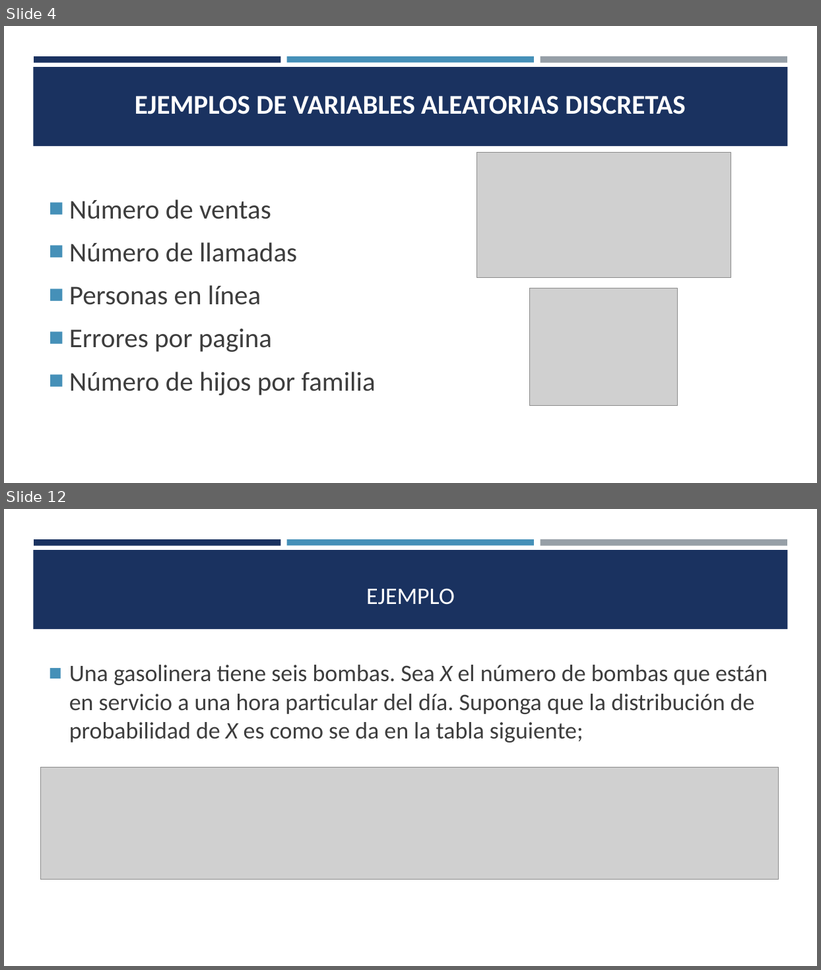
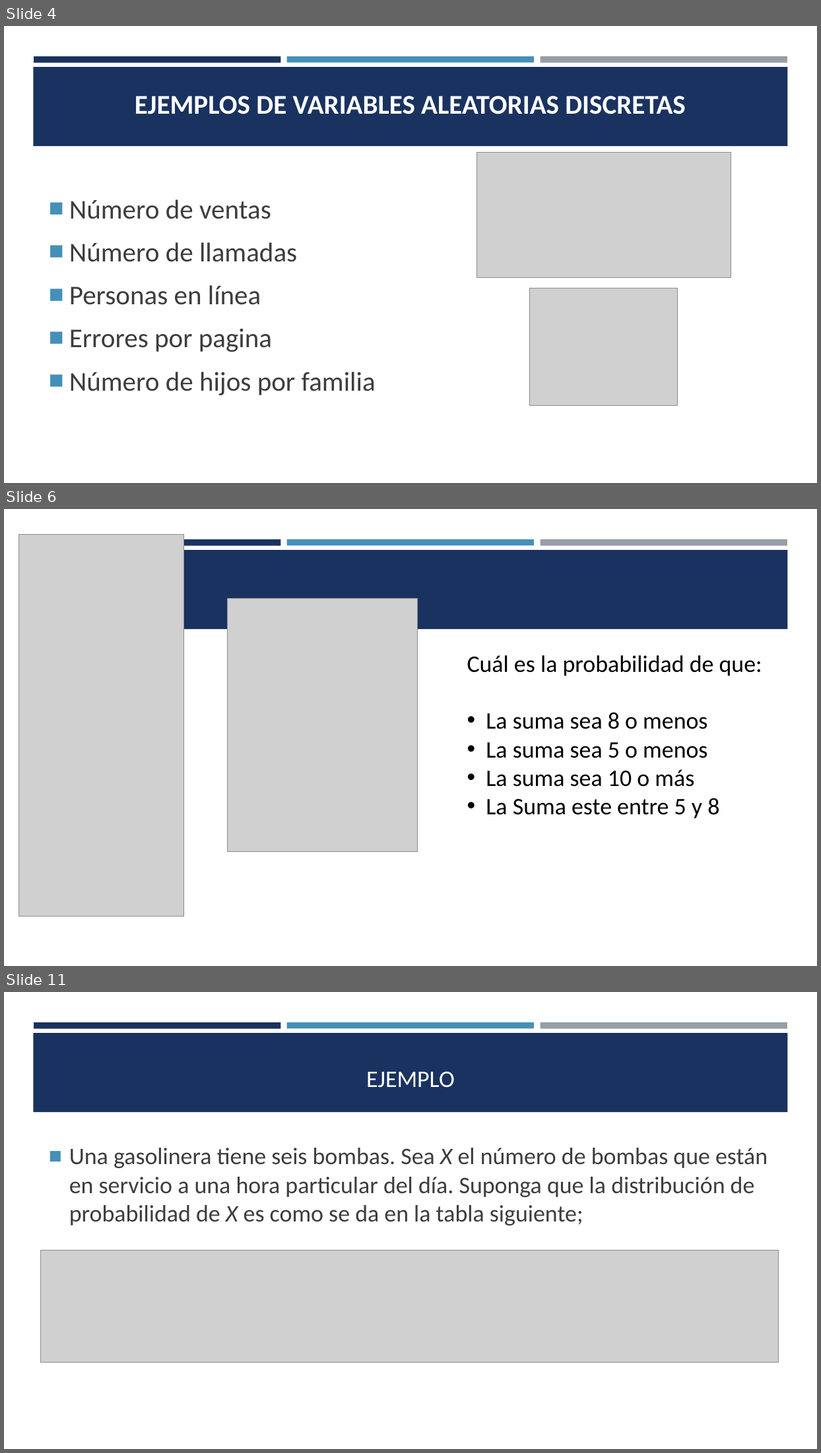
Before and after one commit to estadisticaITM/estadisticaITM.github.io, a slide deck: ITM_VAD_EBX.pptx. Shown one above the other, each under a label of ours: slides 4 and 12 before the commit, slides 4, 6 and 11 after it; the slides between them are not shown. The pictures are 821x970 and 821x1453 pixels, drawn with LibreOffice and Linux fonts; fonts in the diff are those of the drawing; grey boxes stand for pictures. Boxes give left, top, right and bottom in pixels: in the first picture for what was removed or moved away, otherwise in the second. Text is boxed around its words. In the diff, an @@ line names an element or a change of style, - is before the commit and + after.

```diff
--- a/ITM_VAD_EBX.pptx
+++ b/ITM_VAD_EBX.pptx
@@ slide 6 added at <box>4,509,817,966</box>, background #FFFFFF; not listed: 4 template elements that a slide beside it also shows @@
@@ picture added at <box>19,534,184,916</box> @@
@@ picture added at <box>228,599,418,852</box> @@
@@ text added at <box>467,656,762,819</box>, 28 pt, text #000000 @@
+Cuál es la probabilidad de que:
+• La suma sea 8 o menos
+• La suma sea 5 o menos
+• La suma sea 10 o más
+• La Suma este entre 5 y 8
@@ what was slide 12 is now slide 11 @@
```
Also in this commit, not shown: 5 slides changed, 2 other slides added, 4 slides removed, 11 other files.
